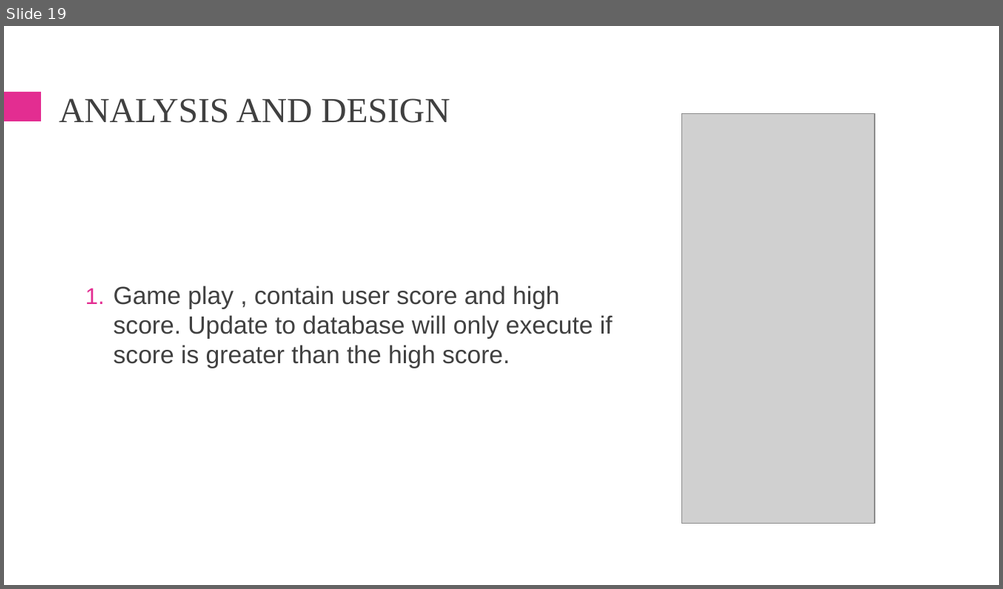
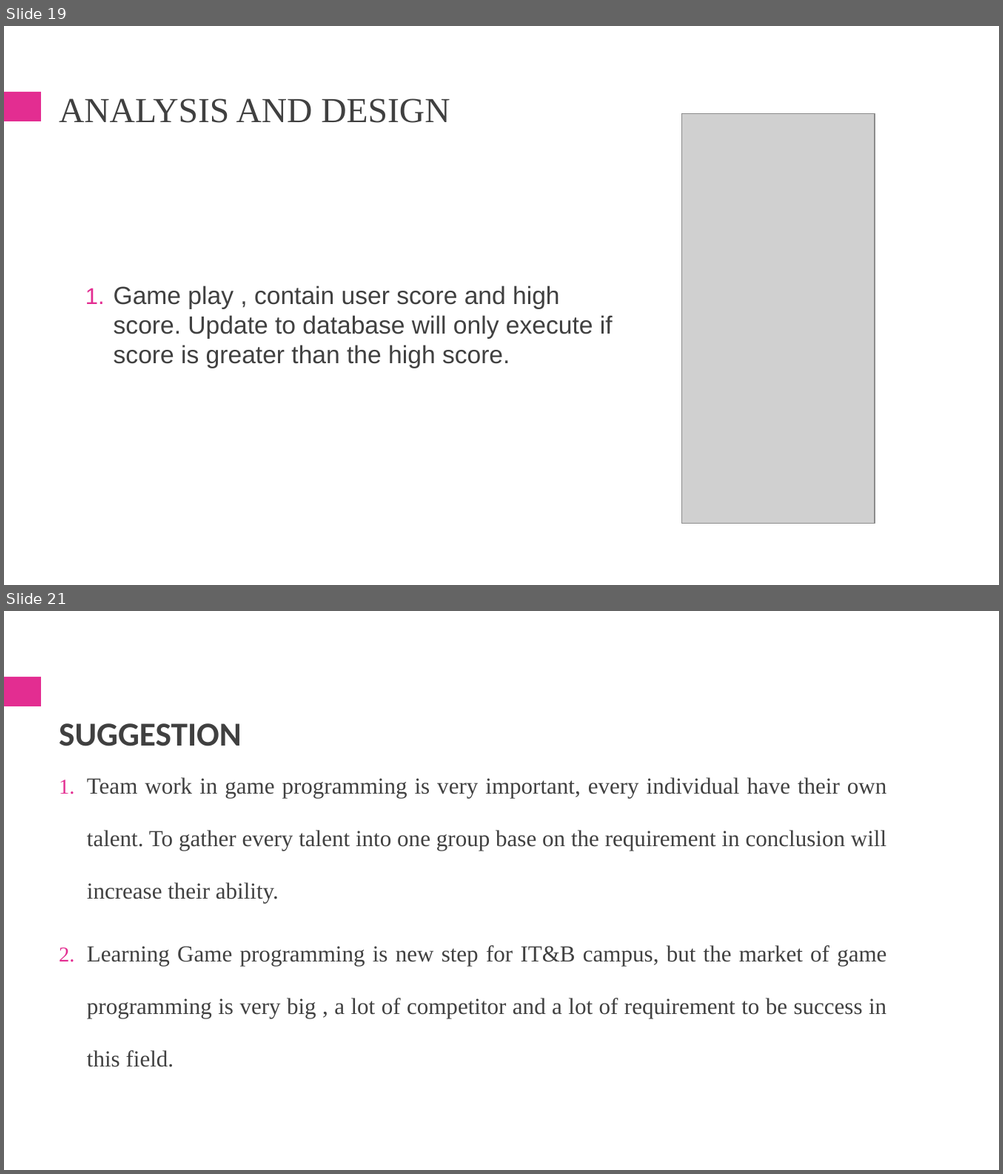
Before and after one commit to Wilsontansil/FinalProject, a slide deck: Skripsi/Presentation2.pptx. Shown one above the other, each under a label of ours: slide 19 before the commit, slides 19 and 21 after it; the slides between them are not shown. The pictures are 1003x589 and 1003x1174 pixels, drawn with LibreOffice and Linux fonts; fonts in the diff are those of the drawing; grey boxes stand for pictures. Boxes give left, top, right and bottom in pixels: in the first picture for what was removed or moved away, otherwise in the second. Text is boxed around its words. In the diff, an @@ line names an element or a change of style, - is before the commit and + after.

```diff
--- a/Skripsi/Presentation2.pptx
+++ b/Skripsi/Presentation2.pptx
@@ slide 21 added at box(4, 611, 999, 1170), background #FFFFFF; not listed: 1 template element that a slide beside it also shows @@
@@ title added at box(59, 723, 241, 746), 32.4 pt, text #404040, bold @@
+SUGGESTION
@@ text added at box(87, 777, 886, 1068), 22.2 pt, text #404040 @@
+1. Team work in game programming is very important, every individual have their own talent. To gather every talent into one group base on the requirement in conclusion will increase their ability.
+2. Learning Game programming is new step for IT&B campus, but the market of game programming is very big , a lot of competitor and a lot of requirement to be success in this field.
```
Also in this commit, not shown: 1 other slide added, 1 slide removed, 17 other files.
